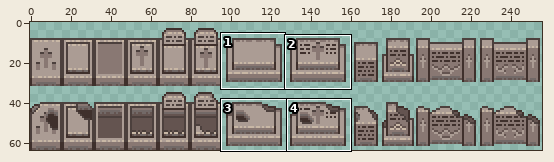
File history of a sprite sheet, res/textures/graves.png. The first picture is a wide view before the edit; the outline marks the close-up.
Close-up. Old version:
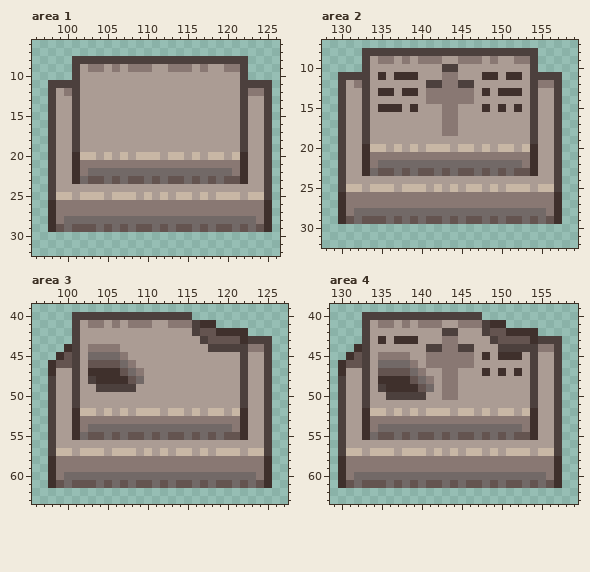
The file is 256x64 pixels. Shown: area 1: x 96..126, y 6..32; area 2: x 128..159, y 7..32; area 3: x 96..127, y 39..63; area 4: x 129..159, y 39..63. The commit also changed other parts of the picture, which this record leaves out.
New version:
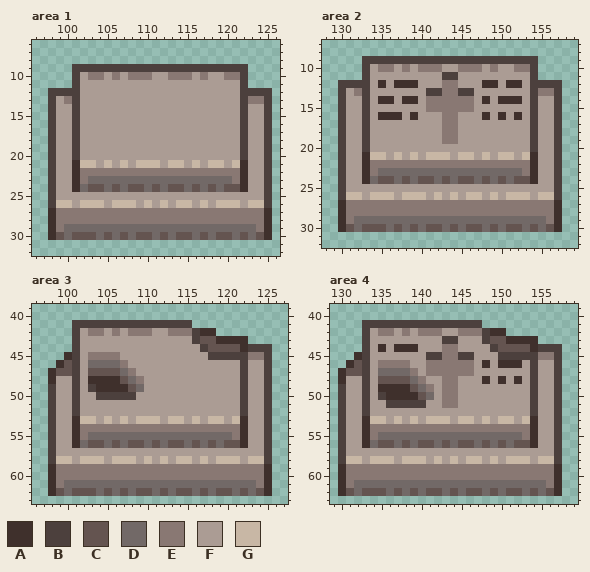
Palette (. is transparent): A #3f302c  B #4c403d  C #645450  D #726967  E #897873  F #ab9c94  G #c8b7a5
From old to new:
--- area 1
@@ x 96..126 @@
  7 ...............................
- 8 .....BBBBBBBBBBBBBBBBBBBBBB....
- 9 .....BFEEFEFEEEFFEEEFEFFEEB....
-10 .....BFFFFFFFFFFFFFFFFFFFFB....
-11 ..BBBBFFFFFFFFFFFFFFFFFFFFBBBB.
-12 ..BFEBFFFFFFFFFFFFFFFFFFFFBEEB.
-13 ..BFFBFFFFFFFFFFFFFFFFFFFFBFFB.
+ 8 ...............................
+ 9 .....BBBBBBBBBBBBBBBBBBBBBB....
+10 .....BFEEFEFEEEFFEEEFEFFEEB....
+11 .....BFFFFFFFFFFFFFFFFFFFFB....
+12 ..BBBBFFFFFFFFFFFFFFFFFFFFBBBB.
+13 ..BFEBFFFFFFFFFFFFFFFFFFFFBEEB.
 14 ..BFFBFFFFFFFFFFFFFFFFFFFFBFFB.
@@ x 96..126 @@
 19 ..BFFBFFFFFFFFFFFFFFFFFFFFBFFB.
-20 ..BFFAGGFGFGFGGGFGGFGFGGFGAFFB.
-21 ..BFFAEEEEEEEEEEEEEEEEEEEEAFFB.
-22 ..BFFAEDDDDDDDDDDDDDDDDDDEAFFB.
-23 ..BFFADCCDCDCCDCDCCDCDCDCCAFFB.
-24 ..BFFFFFFFFFFFFFFFFFFFFFFFFFFB.
-25 ..BGGFGGGFGGGFGFGFGGFGFGGGFGGB.
-26 ..AEEEEEEEEEEEEEEEEEEEEEEEEEEA.
+20 ..BFFBFFFFFFFFFFFFFFFFFFFFBFFB.
+21 ..BFFAGGFGFGFGGGFGGFGFGGFGAFFB.
+22 ..BFFAEEEEEEEEEEEEEEEEEEEEAFFB.
+23 ..BFFAEDDDDDDDDDDDDDDDDDDEAFFB.
+24 ..BFFADCCDCDCCDCDCCDCDCDCCAFFB.
+25 ..BFFFFFFFFFFFFFFFFFFFFFFFFFFB.
+26 ..BGGFGGGFGGGFGFGFGGFGFGGGFGGB.
 27 ..AEEEEEEEEEEEEEEEEEEEEEEEEEEA.
-28 ..AEDDDDDDDDDDDDDDDDDDDDDDDDEA.
-29 ..ACDCCCDCDCDCCDCDCCDCDCCDCDCA.
-30 ...............................
+28 ..AEEEEEEEEEEEEEEEEEEEEEEEEEEA.
+29 ..AEDDDDDDDDDDDDDDDDDDDDDDDDEA.
+30 ..ACDCCCDCDCDCCDCDCCDCDCCDCDCA.
 31 ...............................
--- area 2
@@ x 128..159 @@
  7 ................................
- 8 .....BBBBBBBBBBBBBBBBBBBBBB.....
- 9 .....BFEEFEFEEEFFEEEFEFFEEB.....
-10 .....BFFFFFFFFFBBFFFFFFFFFB.....
-11 ..BBBBFAFAAAFFFEEFFFAAFAAFBBBB..
-12 ..BFEBFFFFFFFBBEEBBFFFFFFFBEEB..
-13 ..BFFBFAAFAAFEEEEEEFAFAAAFBFFB..
-14 ..BFFBFFFFFFFEEEEEEFFFFFFFBFFB..
-15 ..BFFBFAAAFAFFFEEFFFAFAFAFBFFB..
-16 ..BFFBFFFFFFFFFEEFFFFFFFFFBFFB..
+ 8 ................................
+ 9 .....BBBBBBBBBBBBBBBBBBBBBB.....
+10 .....BFEEFEFEEEFFEEEFEFFEEB.....
+11 .....BFFFFFFFFFBBFFFFFFFFFB.....
+12 ..BBBBFAFAAAFFFEEFFFAAFAAFBBBB..
+13 ..BFEBFFFFFFFBBEEBBFFFFFFFBEEB..
+14 ..BFFBFAAFAAFEEEEEEFAFAAAFBFFB..
+15 ..BFFBFFFFFFFEEEEEEFFFFFFFBFFB..
+16 ..BFFBFAAAFAFFFEEFFFAFAFAFBFFB..
 17 ..BFFBFFFFFFFFFEEFFFFFFFFFBFFB..
 18 ..BFFBFFFFFFFFFEEFFFFFFFFFBFFB..
-19 ..BFFBFFFFFFFFFFFFFFFFFFFFBFFB..
-20 ..BFFAGGFGFGFGGGFGGFGFGGFGAFFB..
-21 ..BFFAEEEEEEEEEEEEEEEEEEEEAFFB..
-22 ..BFFAEDDDDDDDDDDDDDDDDDDEAFFB..
-23 ..BFFADCCDCDCCDCDCCDCDCDCCAFFB..
-24 ..BFFFFFFFFFFFFFFFFFFFFFFFFFFB..
-25 ..BGGFGGGFGGGFGFGFGGFGFGGGFGGB..
-26 ..AEEEEEEEEEEEEEEEEEEEEEEEEEEA..
+19 ..BFFBFFFFFFFFFEEFFFFFFFFFBFFB..
+20 ..BFFBFFFFFFFFFFFFFFFFFFFFBFFB..
+21 ..BFFAGGFGFGFGGGFGGFGFGGFGAFFB..
+22 ..BFFAEEEEEEEEEEEEEEEEEEEEAFFB..
+23 ..BFFAEDDDDDDDDDDDDDDDDDDEAFFB..
+24 ..BFFADCCDCDCCDCDCCDCDCDCCAFFB..
+25 ..BFFFFFFFFFFFFFFFFFFFFFFFFFFB..
+26 ..BGGFGGGFGGGFGFGFGGFGFGGGFGGB..
 27 ..AEEEEEEEEEEEEEEEEEEEEEEEEEEA..
-28 ..AEDDDDDDDDDDDDDDDDDDDDDDDDEA..
-29 ..ACDCCCDCDCDCCDCDCCDCDCCDCDCA..
-30 ................................
+28 ..AEEEEEEEEEEEEEEEEEEEEEEEEEEA..
+29 ..AEDDDDDDDDDDDDDDDDDDDDDDDDEA..
+30 ..ACDCCCDCDCDCCDCDCCDCDCCDCDCA..
 31 ................................
--- area 3
@@ x 96..127 @@
 39 ................................
-40 .....BBBBBBBBBBBBBBB............
-41 .....BFEEFEFEEEFFEEEBAA.........
-42 .....BFFFFFFFFFFFFFFBCCAAAA.....
-43 .....BFFFFFFFFFFFFFFFBCCCCABBB..
-44 ....ABFEEEEFFFFFFFFFFFBBBBBEEB..
-45 ...ACBFDDDDEFFFFFFFFFFFFFFBFFB..
-46 ..ACCBFCCCCDEFFFFFFFFFFFFFBFFB..
-47 ..AFFBFAAAACDEFFFFFFFFFFFFBFFB..
-48 ..BFFBFBAAAACDFFFFFFFFFFFFBFFB..
-49 ..BFFBFFBBBBBFFFFFFFFFFFFFBFFB..
-50 ..BFFBFFFFFFFFFFFFFFFFFFFFBFFB..
+40 ................................
+41 .....BBBBBBBBBBBBBBB............
+42 .....BFEEFEFEEEFFEEEBAA.........
+43 .....BFFFFFFFFFFFFFFBCCAAAA.....
+44 .....BFFFFFFFFFFFFFFFBCCCCABBB..
+45 ....ABFEEEEFFFFFFFFFFFBBBBBEEB..
+46 ...ACBFDDDDEFFFFFFFFFFFFFFBFFB..
+47 ..ACCBFCCCCDEFFFFFFFFFFFFFBFFB..
+48 ..AFFBFAAAACDEFFFFFFFFFFFFBFFB..
+49 ..BFFBFBAAAACDFFFFFFFFFFFFBFFB..
+50 ..BFFBFFBBBBBFFFFFFFFFFFFFBFFB..
 51 ..BFFBFFFFFFFFFFFFFFFFFFFFBFFB..
-52 ..BFFAGGFGFGFGGGFGGFGFGGFGAFFB..
-53 ..BFFAEEEEEEEEEEEEEEEEEEEEAFFB..
-54 ..BFFAEDDDDDDDDDDDDDDDDDDEAFFB..
-55 ..BFFADCCDCDCCDCDCCDCDCDCCAFFB..
-56 ..BFFFFFFFFFFFFFFFFFFFFFFFFFFB..
-57 ..BGGFGGGFGGGFGFGFGGFGFGGGFGGB..
-58 ..AEEEEEEEEEEEEEEEEEEEEEEEEEEA..
+52 ..BFFBFFFFFFFFFFFFFFFFFFFFBFFB..
+53 ..BFFAGGFGFGFGGGFGGFGFGGFGAFFB..
+54 ..BFFAEEEEEEEEEEEEEEEEEEEEAFFB..
+55 ..BFFAEDDDDDDDDDDDDDDDDDDEAFFB..
+56 ..BFFADCCDCDCCDCDCCDCDCDCCAFFB..
+57 ..BFFFFFFFFFFFFFFFFFFFFFFFFFFB..
+58 ..BGGFGGGFGGGFGFGFGGFGFGGGFGGB..
 59 ..AEEEEEEEEEEEEEEEEEEEEEEEEEEA..
-60 ..AEDDDDDDDDDDDDDDDDDDDDDDDDEA..
-61 ..ACDCCCDCDCDCCDCDCCDCDCCDCDCA..
-62 ................................
+60 ..AEEEEEEEEEEEEEEEEEEEEEEEEEEA..
+61 ..AEDDDDDDDDDDDDDDDDDDDDDDDDEA..
+62 ..ACDCCCDCDCDCCDCDCCDCDCCDCDCA..
 63 ................................
--- area 4
@@ x 129..159 @@
 39 ...............................
-40 ....BBBBBBBBBBBBBBB............
-41 ....BFEEFEFEEEFFEEEBAA.........
-42 ....BFFFFFFFFFBBFFFBCCAAAA.....
-43 ....BFAFAAAFFFEEFFFFBCCCCABBB..
-44 ...ABFFFFFFFBBEEBBFFFBBBBBEEB..
-45 ..ACBFEEEEFFEEEEEEFAFAAAFBFFB..
-46 .ACCBFDDDDEFEEEEEEFFFFFFFBFFB..
-47 .AFFBFCCCCDEFFEEFFFAFAFAFBFFB..
-48 .BFFBFAAAACDEFEEFFFFFFFFFBFFB..
-49 .BFFBFBAAAACDFEEFFFFFFFFFBFFB..
-50 .BFFBFFBBBBBFFEEFFFFFFFFFBFFB..
-51 .BFFBFFFFFFFFFFFFFFFFFFFFBFFB..
-52 .BFFAGGFGFGFGGGFGGFGFGGFGAFFB..
-53 .BFFAEEEEEEEEEEEEEEEEEEEEAFFB..
-54 .BFFAEDDDDDDDDDDDDDDDDDDEAFFB..
-55 .BFFADCCDCDCCDCDCCDCDCDCCAFFB..
-56 .BFFFFFFFFFFFFFFFFFFFFFFFFFFB..
-57 .BGGFGGGFGGGFGFGFGGFGFGGGFGGB..
-58 .AEEEEEEEEEEEEEEEEEEEEEEEEEEA..
+40 ...............................
+41 ....BBBBBBBBBBBBBBB............
+42 ....BFEEFEFEEEFFEEEBAA.........
+43 ....BFFFFFFFFFBBFFFBCCAAAA.....
+44 ....BFAFAAAFFFEEFFFFBCCCCABBB..
+45 ...ABFFFFFFFBBEEBBFFFBBBBBEEB..
+46 ..ACBFEEEEFFEEEEEEFAFAAAFBFFB..
+47 .ACCBFDDDDEFEEEEEEFFFFFFFBFFB..
+48 .AFFBFCCCCDEFFEEFFFAFAFAFBFFB..
+49 .BFFBFAAAACDEFEEFFFFFFFFFBFFB..
+50 .BFFBFBAAAACDFEEFFFFFFFFFBFFB..
+51 .BFFBFFBBBBBFFEEFFFFFFFFFBFFB..
+52 .BFFBFFFFFFFFFFFFFFFFFFFFBFFB..
+53 .BFFAGGFGFGFGGGFGGFGFGGFGAFFB..
+54 .BFFAEEEEEEEEEEEEEEEEEEEEAFFB..
+55 .BFFAEDDDDDDDDDDDDDDDDDDEAFFB..
+56 .BFFADCCDCDCCDCDCCDCDCDCCAFFB..
+57 .BFFFFFFFFFFFFFFFFFFFFFFFFFFB..
+58 .BGGFGGGFGGGFGFGFGGFGFGGGFGGB..
 59 .AEEEEEEEEEEEEEEEEEEEEEEEEEEA..
-60 .AEDDDDDDDDDDDDDDDDDDDDDDDDEA..
-61 .ACDCCCDCDCDCCDCDCCDCDCCDCDCA..
-62 ...............................
+60 .AEEEEEEEEEEEEEEEEEEEEEEEEEEA..
+61 .AEDDDDDDDDDDDDDDDDDDDDDDDDEA..
+62 .ACDCCCDCDCDCCDCDCCDCDCCDCDCA..
 63 ...............................
